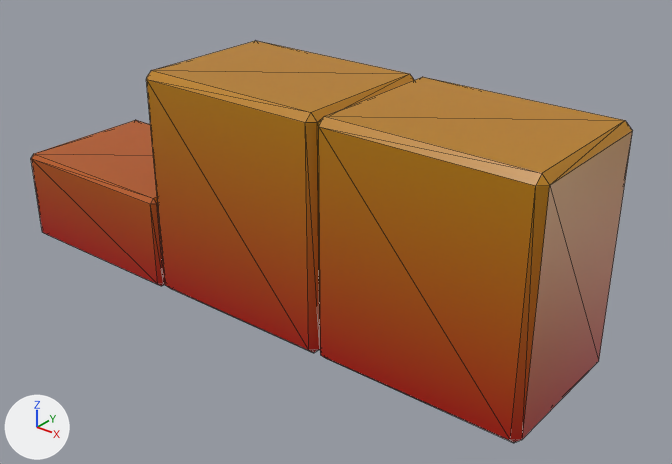
Before and after pictures for a commit that changed the glTF model game/models/ruins/wall_low_broken.glb.
The view is the same before and after, from a 50 mm lens placed at (1.82, -2.01, 1.53), pointed at (0.2, 0.02, 0.27). Arrows for +X, +Y and +Z are at lower left; the lights stay in place. The first picture is the older version. Mesh edges are drawn as thin lines. Objects named as collision shapes, trigger or cutter boxes, shadow casters or lower levels of detail are left out. Vertices at exactly the same position are counted once.

In view in the first picture: 'wall_low_broken'.
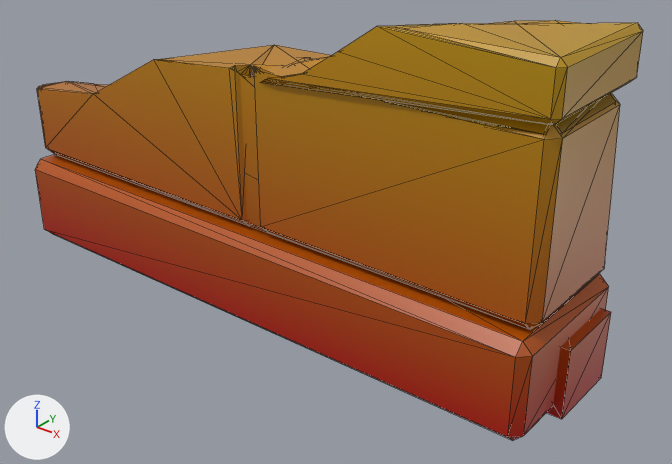
Pixel boxes [x1, y1, x2, y2] of what changed, in the pictures (672 x 464 px):
'wall_low_broken', reshaped: before [31, 41, 632, 443]; after [35, 21, 643, 440]
part 1 of me_wall_low_broken, rebuilt (25% narrower, 32% shorter): before [146, 41, 632, 443]; after [254, 56, 620, 329]
part 2 of me_wall_low_broken, rebuilt: before [31, 120, 165, 286]; after [35, 154, 609, 440]
part 3 of me_wall_low_broken, added (brown): after [37, 58, 305, 226]
part 4 of me_wall_low_broken, added: after [41, 45, 615, 329]
part 5 of me_wall_low_broken, added (brown): after [260, 21, 643, 125]
part 6 of me_wall_low_broken, added (brown): after [547, 308, 611, 419]

What changed in the scene script:
```text
Change me_wall_low_broken:
    used by ob_wall_low_broken; location = (0.0, 0.0, 0.0)
    remove me_wall_low_broken.from_pydata(...)  # 70 vertices, 132 faces; spans x -1.0..1.0, y -0.25..0.25, z 0.0..0.75
    add me_wall_low_broken.from_pydata(...)  # 252 vertices, 468 faces; spans x -1.0..1.03, y -0.25..0.27, z 0.0..1.0
    me_wall_low_broken part 1: the loose piece of 46 vertices spanning x -0.33..1.0, y -0.25..0.25, z 0.0..0.75 is rebuilt with 44 vertices and now spans x 0.06..0.99, y -0.2..0.22, z 0.31..0.84
    me_wall_low_broken part 2: the loose piece of 24 vertices spanning x -1.0..-0.33, y -0.25..0.25, z 0.0..0.32 is rebuilt with 24 vertices and now spans x -1.0..1.0, y -0.25..0.25, z 0.0..0.3
    me_wall_low_broken part 3: a new loose piece of 44 vertices spanning x -0.99..0.04, y -0.2..0.22, z 0.31..0.81, in mat_stone
    me_wall_low_broken part 4: a new loose piece of 42 vertices spanning x -0.99..0.99, y -0.19..0.21, z 0.3..0.85, in mat_stone
    me_wall_low_broken part 5: a new loose piece of 36 vertices spanning x 0.11..1.0, y -0.22..0.22, z 0.78..1.0, in mat_stone
    me_wall_low_broken part 6: a new loose piece of 14 vertices spanning x 0.72..1.03, y -0.06..0.19, z 0.0..0.22, in mat_stone
    other edits to the shape of me_wall_low_broken do not show in these pictures
```
